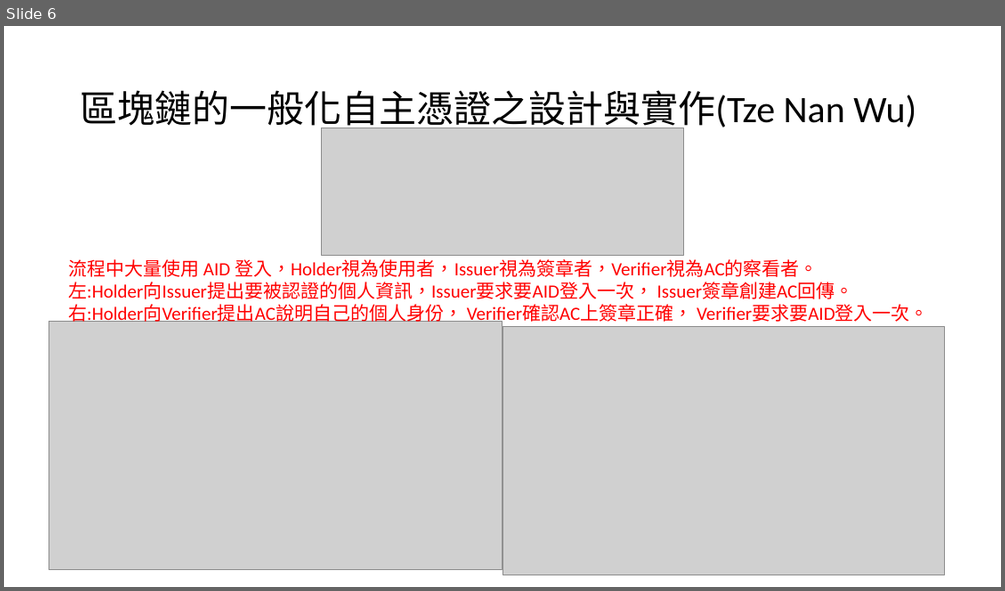
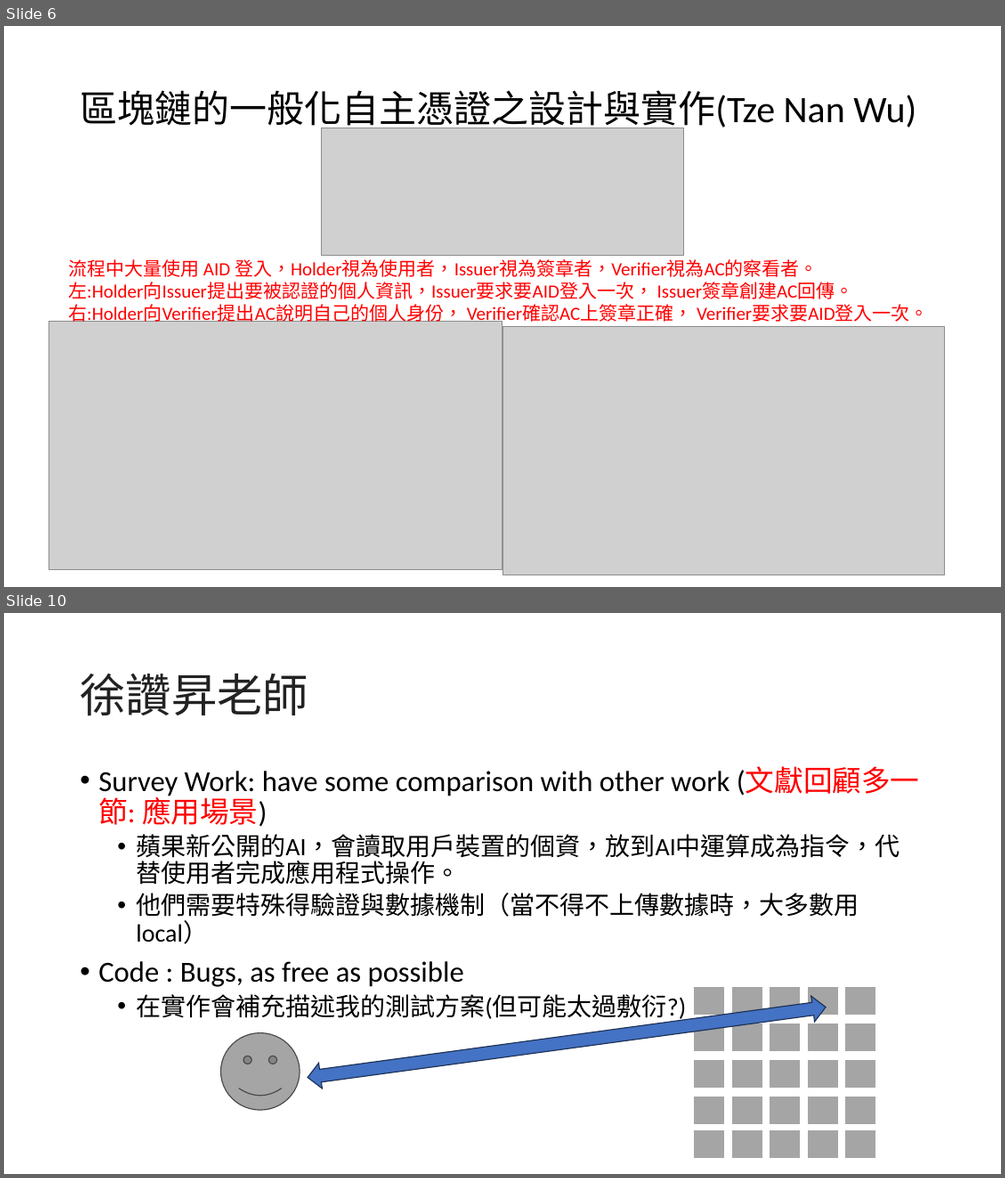
Before and after one commit to leon123858/aid-paper, a slide deck: docs/口試後修改.pptx. Shown one above the other, each under a label of ours: slide 6 before the commit, slides 6 and 10 after it; the slides between them are not shown. The pictures are 1005x591 and 1005x1178 pixels, drawn with LibreOffice and Linux fonts; fonts in the diff are those of the drawing; grey boxes stand for pictures. Boxes give left, top, right and bottom in pixels: in the first picture for what was removed or moved away, otherwise in the second. Text is boxed around its words. In the diff, an @@ line names an element or a change of style, - is before the commit and + after.

```diff
--- a/docs/口試後修改.pptx
+++ b/docs/口試後修改.pptx
@@ slide 10 added at box(4, 613, 1001, 1174), background #FFFFFF @@
@@ title added at box(80, 674, 308, 716), 44 pt, text #222222 @@
+徐讚昇老師
@@ text added at box(98, 767, 920, 1022), 24 pt, text #000000 @@
+• Survey Work: have some comparison with other work (文獻回顧多一節: 應用場景)
+  • 蘋果新公開的AI，會讀取用戶裝置的個資，放到AI中運算成為指令，代替使用者完成應用程式操作。
+  • 他們需要特殊得驗證與數據機制（當不得不上傳數據時，大多數用local）
+• Code : Bugs, as free as possible
+  • 在實作會補充描述我的測試方案(但可能太過敷衍?)
@@ rectangle added at box(694, 986, 725, 1015), fill #A5A5A5, outline #FFFFFF 1.5 pt @@
@@ rectangle added at box(732, 986, 763, 1015), fill #A5A5A5, outline #FFFFFF 1.5 pt @@
@@ rectangle added at box(769, 986, 801, 1015), fill #A5A5A5, outline #FFFFFF 1.5 pt @@
@@ rectangle added at box(807, 986, 839, 1015), fill #A5A5A5, outline #FFFFFF 1.5 pt @@
@@ rectangle added at box(844, 986, 876, 1015), fill #A5A5A5, outline #FFFFFF 1.5 pt @@
@@ left right arrow added at box(306, 995, 827, 1090), fill #4472C4, outline #1E3256 1 pt @@
@@ smiley face added at box(221, 1032, 300, 1110), fill #A5A5A5, outline #484848 1 pt @@
@@ rectangle added at box(694, 1022, 725, 1052), fill #A5A5A5, outline #FFFFFF 1.5 pt @@
@@ rectangle added at box(732, 1022, 763, 1052), fill #A5A5A5, outline #FFFFFF 1.5 pt @@
@@ rectangle added at box(769, 1022, 801, 1052), fill #A5A5A5, outline #FFFFFF 1.5 pt @@
@@ rectangle added at box(807, 1022, 839, 1052), fill #A5A5A5, outline #FFFFFF 1.5 pt @@
@@ rectangle added at box(844, 1022, 876, 1052), fill #A5A5A5, outline #FFFFFF 1.5 pt @@
@@ rectangle added at box(694, 1060, 725, 1088), fill #A5A5A5, outline #FFFFFF 1.5 pt @@
@@ rectangle added at box(732, 1060, 763, 1088), fill #A5A5A5, outline #FFFFFF 1.5 pt @@
@@ rectangle added at box(769, 1060, 801, 1088), fill #A5A5A5, outline #FFFFFF 1.5 pt @@
@@ rectangle added at box(807, 1060, 839, 1088), fill #A5A5A5, outline #FFFFFF 1.5 pt @@
@@ rectangle added at box(844, 1060, 876, 1088), fill #A5A5A5, outline #FFFFFF 1.5 pt @@
@@ rectangle added at box(694, 1095, 725, 1125), fill #A5A5A5, outline #FFFFFF 1.5 pt @@
@@ rectangle added at box(732, 1095, 763, 1125), fill #A5A5A5, outline #FFFFFF 1.5 pt @@
@@ rectangle added at box(769, 1095, 801, 1125), fill #A5A5A5, outline #FFFFFF 1.5 pt @@
@@ rectangle added at box(807, 1095, 839, 1125), fill #A5A5A5, outline #FFFFFF 1.5 pt @@
@@ rectangle added at box(844, 1095, 876, 1125), fill #A5A5A5, outline #FFFFFF 1.5 pt @@
@@ rectangle added at box(694, 1129, 725, 1159), fill #A5A5A5, outline #FFFFFF 1.5 pt @@
@@ rectangle added at box(732, 1129, 763, 1159), fill #A5A5A5, outline #FFFFFF 1.5 pt @@
@@ rectangle added at box(769, 1129, 801, 1159), fill #A5A5A5, outline #FFFFFF 1.5 pt @@
@@ rectangle added at box(807, 1129, 839, 1159), fill #A5A5A5, outline #FFFFFF 1.5 pt @@
@@ rectangle added at box(844, 1129, 876, 1159), fill #A5A5A5, outline #FFFFFF 1.5 pt @@
```
Also in this commit, not shown: 4 slides changed, 4 other slides added.
